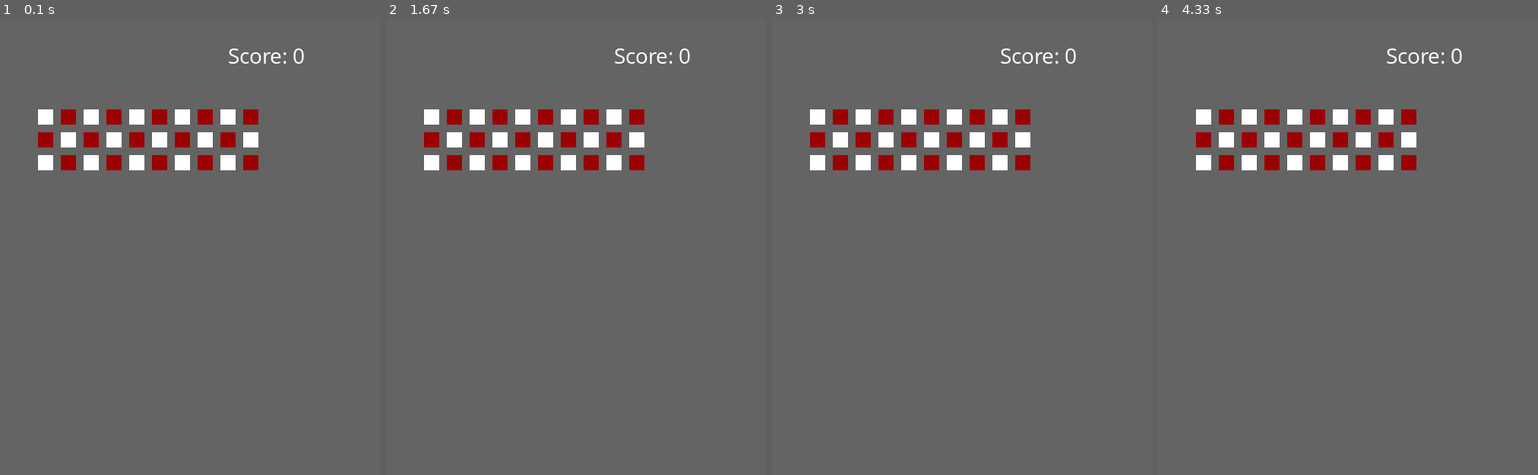
Above: before the commit, frames 1-4 (left to right).
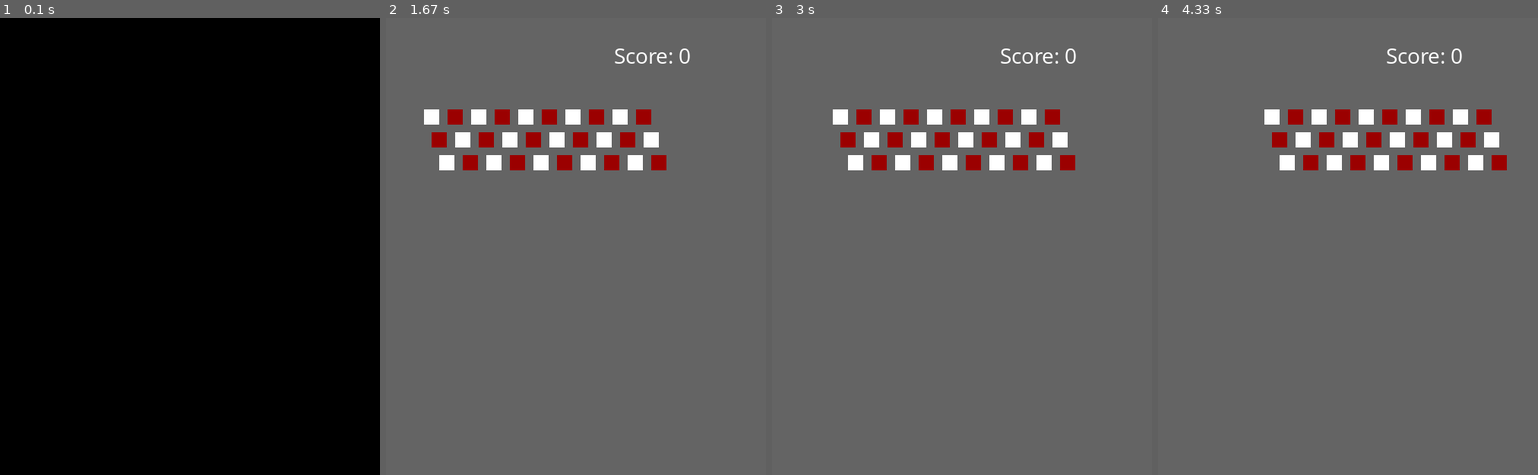
Above: after the commit, the same moments.

Repository: Roman-Blokhin/Python
Game: pygame game, started from my_code/testing/run_blocks/main.py
The game is run twice, just before and just after one commit, with the same random seed, the same clock (stepped at 60 frames per second) and the same inputs.
Inputs:
- Up to frame 1 (0.1 s): no input
- Up to frame 2 (1.67 s): no input
- Up to frame 3 (3 s): no input
- Up to frame 4 (4.33 s): no input

The runs differ from the first frame. In frame 1, 100% of the frame differs, in the area x 0-100%, y 0-100%; in frame 2, 4.1%; in frame 3, 4.9%; in frame 4, 5.7%.

Commit message:
Pygame - бегущие блоки. Движение блоков вправо

Diff:
--- a/my_code/testing/run_blocks/main.py
+++ b/my_code/testing/run_blocks/main.py
@@ -18,10 +18,12 @@
 count_blocks = 10
 MARGIN = 20
 
-FPS = 60
+FPS = 1
 
 direct_x = 1
 direct_y = 1
+x = 30
+y = 100
 
 score = 0
 score_x = 300
@@ -60,9 +62,12 @@
             else:
                 color = RED
 
-            pygame.draw.rect(screen, color, [30 + column * count_blocks + MARGIN * (column + 1),
-                                             100 + row * count_blocks + MARGIN * (row + 1),
+            pygame.draw.rect(screen, color, [x + column * count_blocks + MARGIN * (column + 1),
+                                             y + row * count_blocks + MARGIN * (row + 1),
                                              block_size,
                                              block_size])
+            x += direct_x
+
+
 
     pygame.display.update()
